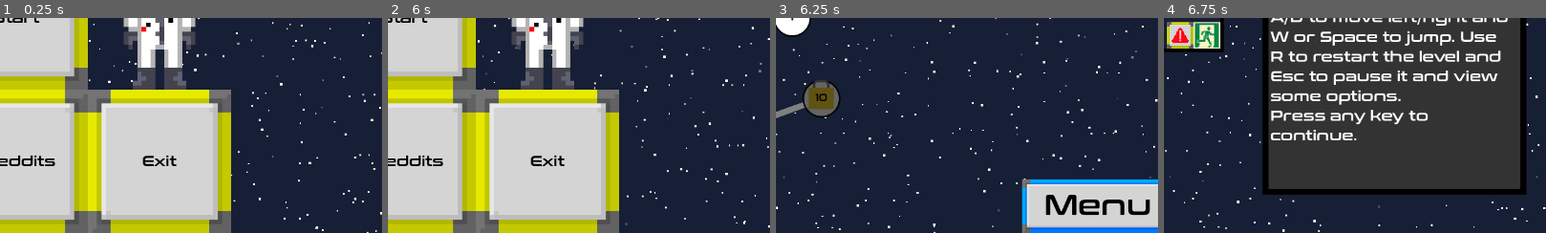
Above: before the commit, frames 1-4 (left to right).
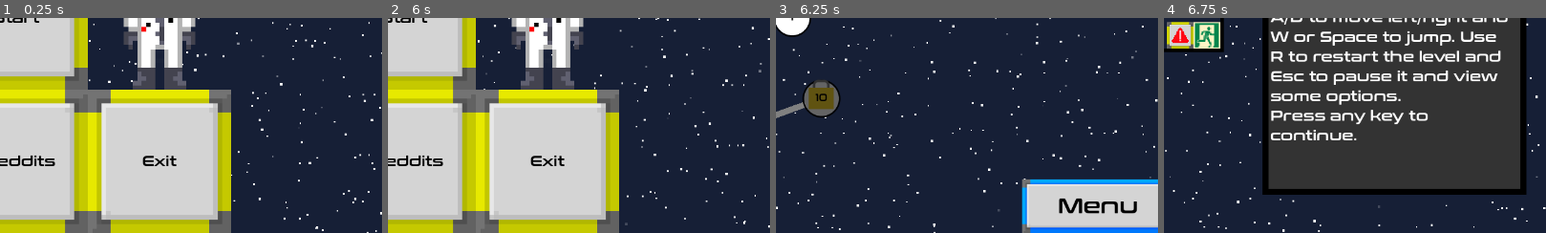
Above: after the commit, the same moments.

Repository: wojtekmal/escape-blocks
Game: Godot game, scene res://menu_stuff/menu_2.tscn
Two runs of this game, one before a commit and one after it. Both use one fixed random seed, a clock stepped at 60 frames per second and the inputs below. The engine's default icon, where the game draws it, is replaced by a stand-in: a white triangle on a blue panel in a dark square.
Inputs (mouse positions are % of the whole screen's width and height, from its top left):
- Up to frame 1 (0.25 s): no input
- Up to frame 2 (6 s): click (31, 17) at 0.52 s; tap Enter at 1.25 s; move the mouse to (72, 45) at 1.27 s; hold Right (gravity_right) 1.28-2.03 s; click (72, 45) at 1.42 s; tap W (jump) at 1.52, 2.27, 3.77, 4.52, 5.27 s; move the mouse to (30, 55) at 2.02 s; hold Down 2.03-2.78 s; click (30, 55) at 2.17 s; move the mouse to (60, 28) at 2.77 s; hold Right (gravity_right) 2.78-3.53 s; click (60, 28) at 2.92 s; move the mouse to (45, 70) at 3.52 s; hold Up (gravity_up) 3.53-4.28 s; click (45, 70) at 3.67 s; move the mouse to (80, 65) at 4.27 s; hold Left (gravity_left) 4.28-5.78 s; click (80, 65) at 4.42 s; tap R (restart) at 4.9 s; move the mouse to (20, 35) at 5.02 s; click (20, 35) at 5.17 s; move the mouse to (55, 50) at 5.77 s; hold Down from 5.78 s (still down); click (55, 50) at 5.92 s
- Up to frame 3 (6.25 s): keep holding Down
- Up to frame 4 (6.75 s): release Down at 6.5 s; click "Tutorial" at 6.5 s
The pictures show only the part of the screen within x 48-98%, y 50-100%; the shares and areas given below are measured in that part.

Frames 1-2 are identical in both runs. In frame 3, 1.3% of the frame differs, in the area x 70-98%, y 82-92%; in frame 4, nothing differs.

Commit message:
Made the my_button.tscn button everywhere.

Diff:
--- a/engine/levels/LevelTemplate.tscn
+++ b/engine/levels/LevelTemplate.tscn
@@ -19,11 +19,11 @@
 [ext_resource type="Texture2D" uid="uid://btql8fsjcl1vi" path="res://textures/bg/bg0.png" id="16_v8nsv"]
 [ext_resource type="PackedScene" uid="uid://csptwsrwupxko" path="res://menu_stuff/part_box.tscn" id="17_j8u3w"]
 [ext_resource type="Texture2D" uid="uid://csyalhich42in" path="res://textures/icon.png" id="17_l5edx"]
-[ext_resource type="Texture2D" uid="uid://c8yym53ddmjaq" path="res://textures/end_panel_button.png" id="18_e15eb"]
 [ext_resource type="Script" path="res://scripts/stopwatch.gd" id="19_nh8s2"]
+[ext_resource type="PackedScene" uid="uid://b4xosnqq2382v" path="res://menu_stuff/my_button.tscn" id="20_q1fjy"]
 [ext_resource type="AudioStream" uid="uid://d21kqeopilqrt" path="res://sound/escapeblocksv5.mp3" id="20_q7ff1"]
 [ext_resource type="Script" path="res://scripts/camera.gd" id="21_lbwbm"]
-[ext_resource type="PackedScene" uid="uid://klvxuhcfwpx0" path="res://background.tscn" id="22_fxc5x"]
+[ext_resource type="PackedScene" uid="uid://bgr1bna3ymmvr" path="res://background.tscn" id="22_fxc5x"]
 [ext_resource type="Script" path="res://scripts/Center.gd" id="22_uv5px"]
 
 [sub_resource type="TileSetAtlasSource" id="TileSetAtlasSource_ja7cw"]
@@ -379,11 +379,6 @@
 font = ExtResource("14_wb3oo")
 font_size = 48
 
-[sub_resource type="LabelSettings" id="LabelSettings_xh2jf"]
-font = ExtResource("14_wb3oo")
-font_size = 36
-font_color = Color(0, 0, 0, 1)
-
 [node name="LevelTemplate4" type="Node2D"]
 process_mode = 1
 script = ExtResource("4")
@@ -395,7 +390,6 @@
 collision_mask = 1
 board_cords = Vector2i(3, 2)
 board_dimensions = Vector2i(8, 5)
-flying = null
 metadata/_edit_horizontal_guides_ = []
 
 [node name="BoardLimits" type="TileMap" parent="." groups=["board_limits"]]
@@ -505,54 +499,16 @@
 layout_mode = 2
 theme_override_constants/separation = 10
 
-[node name="LevelMapBox" type="MarginContainer" parent="Control/CanvasLayer/MarginContainer/VBoxContainer/ButtonsBox/HBoxContainer"]
-layout_mode = 2
-size_flags_horizontal = 3
-
-[node name="TextureButton" type="TextureButton" parent="Control/CanvasLayer/MarginContainer/VBoxContainer/ButtonsBox/HBoxContainer/LevelMapBox"]
-layout_mode = 2
-texture_normal = ExtResource("18_e15eb")
-ignore_texture_size = true
-stretch_mode = 0
-
-[node name="Label" type="Label" parent="Control/CanvasLayer/MarginContainer/VBoxContainer/ButtonsBox/HBoxContainer/LevelMapBox"]
-layout_mode = 2
-text = "MAP"
-label_settings = SubResource("LabelSettings_xh2jf")
-horizontal_alignment = 1
-
-[node name="RetryLevelBox" type="MarginContainer" parent="Control/CanvasLayer/MarginContainer/VBoxContainer/ButtonsBox/HBoxContainer"]
-layout_mode = 2
-size_flags_horizontal = 3
-
-[node name="TextureButton" type="TextureButton" parent="Control/CanvasLayer/MarginContainer/VBoxContainer/ButtonsBox/HBoxContainer/RetryLevelBox"]
-layout_mode = 2
-texture_normal = ExtResource("18_e15eb")
-ignore_texture_size = true
-stretch_mode = 0
-
-[node name="Label" type="Label" parent="Control/CanvasLayer/MarginContainer/VBoxContainer/ButtonsBox/HBoxContainer/RetryLevelBox"]
-layout_mode = 2
-text = "RETRY"
-label_settings = SubResource("LabelSettings_xh2jf")
-horizontal_alignment = 1
-
-[node name="NextLevelBox" type="MarginContainer" parent="Control/CanvasLayer/MarginContainer/VBoxContainer/ButtonsBox/HBoxContainer"]
-layout_mode = 2
-size_flags_horizontal = 3
-
-[node name="TextureButton" type="TextureButton" parent="Control/CanvasLayer/MarginContainer/VBoxContainer/ButtonsBox/HBoxContainer/NextLevelBox"]
-layout_mode = 2
-texture_normal = ExtResource("18_e15eb")
-ignore_texture_size = true
-stretch_mode = 0
-
-[node name="RichTextLabel" type="RichTextLabel" parent="Control/CanvasLayer/MarginContainer/VBoxContainer/ButtonsBox/HBoxContainer/NextLevelBox"]
-layout_mode = 2
-size_flags_vertical = 4
-mouse_filter = 2
-bbcode_enabled = true
-fit_content = true
+[node name="Map" parent="Control/CanvasLayer/MarginContainer/VBoxContainer/ButtonsBox/HBoxContainer" instance=ExtResource("20_q1fjy")]
+layout_mode = 2
+label_text = "Map"
+
+[node name="Retry" parent="Control/CanvasLayer/MarginContainer/VBoxContainer/ButtonsBox/HBoxContainer" instance=ExtResource("20_q1fjy")]
+layout_mode = 2
+label_text = "Retry"
+
+[node name="Next" parent="Control/CanvasLayer/MarginContainer/VBoxContainer/ButtonsBox/HBoxContainer" instance=ExtResource("20_q1fjy")]
+layout_mode = 2
 
 [node name="Timer" type="CanvasLayer" parent="Control"]
 script = ExtResource("19_nh8s2")
--- a/engine/levels/level_restart.tscn
+++ b/engine/levels/level_restart.tscn
@@ -72,24 +72,21 @@
 [node name="Resume" parent="CanvasLayer/Control/VBoxContainer/MarginContainer/HBoxContainer" instance=ExtResource("3_cpjcm")]
 layout_mode = 2
 label_text = "Resume"
-disabled = null
 
 [node name="Restart" parent="CanvasLayer/Control/VBoxContainer/MarginContainer/HBoxContainer" instance=ExtResource("3_cpjcm")]
 layout_mode = 2
 label_text = "Restart"
-disabled = null
 
 [node name="Settings" parent="CanvasLayer/Control/VBoxContainer/MarginContainer/HBoxContainer" instance=ExtResource("3_cpjcm")]
 layout_mode = 2
 label_text = "Settings"
-disabled = null
 
 [node name="Map" parent="CanvasLayer/Control/VBoxContainer/MarginContainer/HBoxContainer" instance=ExtResource("3_cpjcm")]
 layout_mode = 2
 label_text = "Map"
-disabled = null
 
 [node name="SettingsLayer" type="CanvasLayer" parent="."]
+layer = 120
 
 [node name="Settings" parent="SettingsLayer" instance=ExtResource("4_uv8qk")]
 visible = false
--- a/engine/map_stuff/level_map.tscn
+++ b/engine/map_stuff/level_map.tscn
@@ -133,4 +133,4 @@
 layout_mode = 2
 size_flags_stretch_ratio = 1.5
 label_text = "Menu"
-disabled = null
+disabled = false
--- a/engine/menu_stuff/my_button.tscn
+++ b/engine/menu_stuff/my_button.tscn
@@ -1,10 +1,9 @@
-[gd_scene load_steps=14 format=3 uid="uid://b4xosnqq2382v"]
+[gd_scene load_steps=12 format=3 uid="uid://b4xosnqq2382v"]
 
 [ext_resource type="Script" path="res://scripts/my_button.gd" id="1_hhmvv"]
 [ext_resource type="Texture2D" uid="uid://d4lbjhayyy8hw" path="res://textures/transparent32x32.png" id="2_2cgnb"]
 [ext_resource type="Texture2D" uid="uid://kd6u3rrs5wgy" path="res://textures/button/top_left.png" id="2_4thx1"]
 [ext_resource type="Texture2D" uid="uid://cxc7np8kq8ot1" path="res://textures/button/left_blue.png" id="3_0hpgm"]
-[ext_resource type="FontFile" uid="uid://curjj8j0yb7o0" path="res://fonts/conthrax/conthrax-sb.otf" id="3_lv7e2"]
 [ext_resource type="Texture2D" uid="uid://dap1vj6rhbbag" path="res://textures/button/bottom_left.png" id="4_808oa"]
 [ext_resource type="Texture2D" uid="uid://cal85fcmufpt3" path="res://textures/button/top_blue.png" id="5_kn0qd"]
 [ext_resource type="Texture2D" uid="uid://bj15lohp1xpbb" path="res://textures/button/center.png" id="6_xgsen"]
@@ -12,11 +11,6 @@
 [ext_resource type="Texture2D" uid="uid://cyiiydjjec3lv" path="res://textures/button/top_right.png" id="8_ug4qo"]
 [ext_resource type="Texture2D" uid="uid://b6hsoyx0dhl2j" path="res://textures/button/right_blue.png" id="9_lu3na"]
 [ext_resource type="Texture2D" uid="uid://dnvdruycrvtcg" path="res://textures/button/bottom_right.png" id="10_s7yol"]
-
-[sub_resource type="LabelSettings" id="LabelSettings_6y3r3"]
-font = ExtResource("3_lv7e2")
-font_size = 48
-font_color = Color(0, 0, 0, 1)
 
 [node name="MyButton" type="MarginContainer"]
 anchors_preset = 15
@@ -27,7 +21,6 @@
 size_flags_horizontal = 3
 size_flags_vertical = 3
 script = ExtResource("1_hhmvv")
-disabled = null
 
 [node name="HBoxContainer" type="HBoxContainer" parent="."]
 layout_mode = 2
@@ -126,7 +119,9 @@
 theme_override_constants/margin_left = 112
 theme_override_constants/margin_right = 112
 
-[node name="Label" type="Label" parent="LabelBox"]
+[node name="Label" type="RichTextLabel" parent="LabelBox"]
 layout_mode = 2
-label_settings = SubResource("LabelSettings_6y3r3")
-horizontal_alignment = 1
+size_flags_vertical = 4
+mouse_filter = 2
+fit_content = true
+autowrap_mode = 0
--- a/engine/menu_stuff/settings.tscn
+++ b/engine/menu_stuff/settings.tscn
@@ -151,7 +151,6 @@
 [node name="MyButton" parent="VBoxContainer/ExternalButtonsBox/HBoxContainer" instance=ExtResource("6_1m8wc")]
 layout_mode = 2
 label_text = "Menu"
-disabled = null
 
 [node name="Container2" type="Container" parent="VBoxContainer/ExternalButtonsBox/HBoxContainer"]
 layout_mode = 2
--- a/engine/menu_stuff/settings_button.tscn
+++ b/engine/menu_stuff/settings_button.tscn
@@ -20,7 +20,6 @@
 
 [node name="MyButton" parent="HBoxContainer" instance=ExtResource("2_mrxdw")]
 layout_mode = 2
-disabled = null
 
 [node name="Container" type="Container" parent="HBoxContainer"]
 layout_mode = 2
--- a/engine/scripts/LevelTemplate.gd
+++ b/engine/scripts/LevelTemplate.gd
@@ -24,10 +24,9 @@
 @onready var rotation_timer = $RotationTimer
 @onready var walls := $Walls
 @onready var counter := $Counter
-@onready var level_map_button := $Control/CanvasLayer/MarginContainer/VBoxContainer/ButtonsBox/HBoxContainer/LevelMapBox/TextureButton
-@onready var next_level_button := $Control/CanvasLayer/MarginContainer/VBoxContainer/ButtonsBox/HBoxContainer/NextLevelBox/TextureButton
-@onready var retry_level_button := $Control/CanvasLayer/MarginContainer/VBoxContainer/ButtonsBox/HBoxContainer/RetryLevelBox/TextureButton
-@onready var next_level_button_text := $Control/CanvasLayer/MarginContainer/VBoxContainer/ButtonsBox/HBoxContainer/NextLevelBox/RichTextLabel
+@onready var level_map_button := $Control/CanvasLayer/MarginContainer/VBoxContainer/ButtonsBox/HBoxContainer/Map
+@onready var next_level_button := $Control/CanvasLayer/MarginContainer/VBoxContainer/ButtonsBox/HBoxContainer/Next
+@onready var retry_level_button := $Control/CanvasLayer/MarginContainer/VBoxContainer/ButtonsBox/HBoxContainer/Retry
 @onready var timer := $Control/Timer
 @onready var part_box_1 := $Control/CanvasLayer/MarginContainer/VBoxContainer/PartsBox/HBoxContainer/PartBox1
 @onready var part_box_2 := $Control/CanvasLayer/MarginContainer/VBoxContainer/PartsBox/HBoxContainer/PartBox2
@@ -652,20 +651,18 @@
 		if global.levels_data[level_name]["unlocks"].size():
 			next_level_name = global.levels_data[level_name]["unlocks"][0]
 
-		next_level_button_text.push_paragraph(HORIZONTAL_ALIGNMENT_CENTER)
-		next_level_button_text.push_font(load("res://fonts/conthrax/conthrax-sb.otf"), 36)
-		next_level_button_text.push_color(Color(0,0,0,1))
+		#next_level_button_text.push_paragraph(HORIZONTAL_ALIGNMENT_CENTER)
+		#next_level_button_text.push_font(load("res://fonts/conthrax/conthrax-sb.otf"), 36)
+		#next_level_button_text.push_color(Color(0,0,0,1))
 
 		if next_level_name == "NULL":
-			next_level_button_text.append_text("NEXT")
+			next_level_button.label_text = "Next"
 			next_level_button.disabled = true
 			next_level_button.modulate = Color8(255,255,255,100)
 		elif global.levels_data[next_level_name]["part_price"] == 0:
-			next_level_button_text.append_text("NEXT")
+			next_level_button.label_text = "Next"
 		else:
-			next_level_button_text.append_text("NEXT (")
-			next_level_button_text.add_image(load("res://textures/temporary_part.png"), 36, 36)
-			next_level_button_text.append_text(str(global.levels_data[next_level_name]["part_price"]) + ")")
+			next_level_button.label_text = "NEXT (" + str(global.levels_data[next_level_name]["part_price"]) + "[img=36x36]res://textures/temporary_part.png[/img])"
 			#next_level_button_text.pop()
 
 func manage_doors():
--- a/engine/scripts/my_button.gd
+++ b/engine/scripts/my_button.gd
@@ -94,7 +94,11 @@
 
 func set_label_text(new_value):
 	label_text = new_value
-	$LabelBox/Label.text = new_value
+	#$LabelBox/Label.text = new_value
+	$LabelBox/Label.push_paragraph(HORIZONTAL_ALIGNMENT_CENTER)
+	$LabelBox/Label.push_font(load("res://fonts/conthrax/conthrax-sb.otf"), 36)
+	$LabelBox/Label.push_color(Color(0,0,0,1))
+	$LabelBox/Label.append_text(new_value)
 
 func emit_pressed():
 	emit_signal("pressed")
Not shown: 1 places in engine/levels/LevelTemplate.tscn that only renumber resources
Not shown: 1 places in engine/levels/level_restart.tscn that only renumber resources
Not shown: 1 places in engine/menu_stuff/menu_2.tscn that only renumber resources
